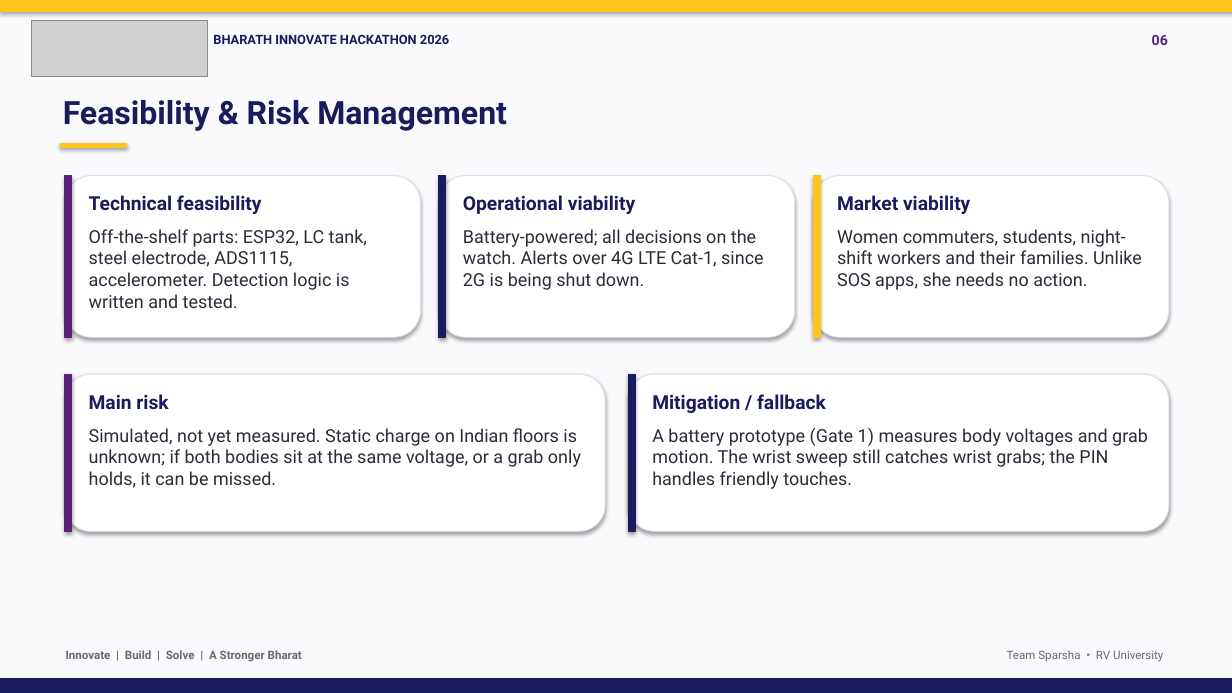
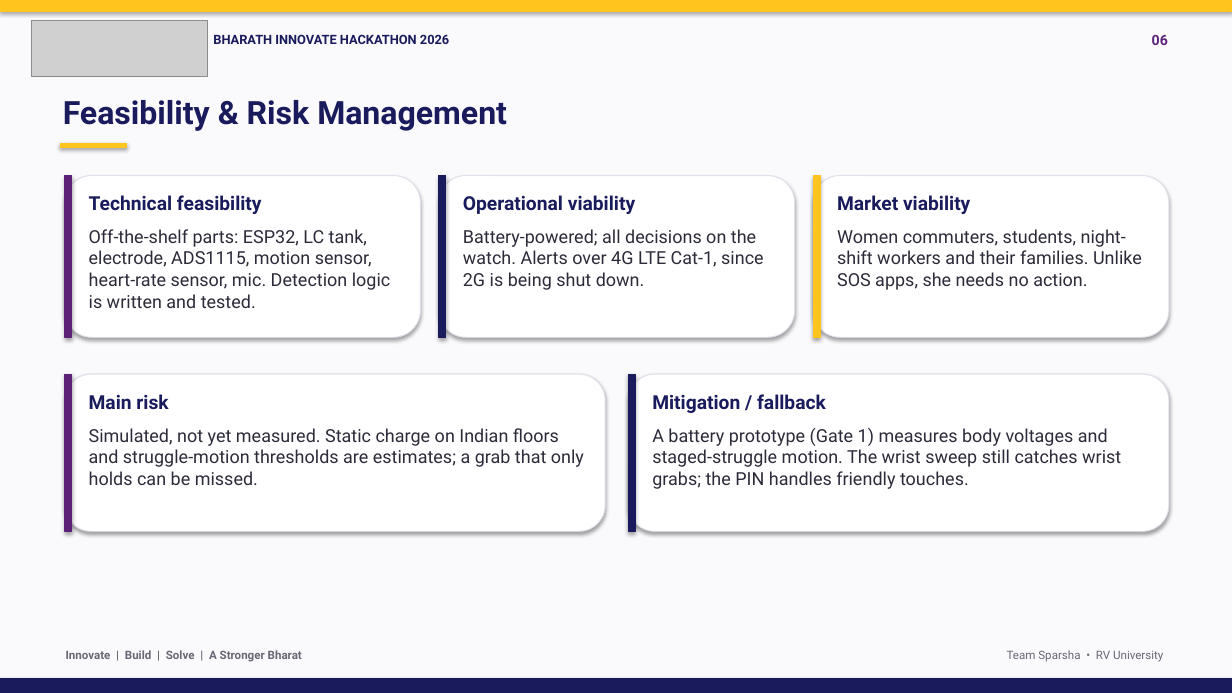
Before and after one commit to Bhajanth13/SparshaGuard, a slide deck: slide 6 of docs/SparshaGuard_BIH2026.pptx. Drawn at 1232x693 pixels with LibreOffice and Linux fonts; fonts in the diff are those of the drawing; grey boxes stand for pictures. Boxes give left, top, right and bottom in pixels: in the first picture for what was removed or moved away, otherwise in the second. Text is boxed around its words. In the diff, an @@ line names an element or a change of style, - is before the commit and + after.

Commit message:
Signs of assault: final check numbers, struggle right after running, deck and front page
Struggle check now pauses only while the 4 s window still holds running, so a struggle right
after she runs is caught (92 %) without false prompts at the end of a run (0 of 150).
Headless check: 99 % of struggles caught with no touch, 99 % of touches while running, running
alone prompted 1.7 % of runs, 0 unwanted prompts in 9 h (sweep only 28), body coverage 70 %.
Deck: mic at the PIN prompt, voice + GPS in the alert, motion and heart-rate sensors, results.

```diff
--- a/docs/SparshaGuard_BIH2026.pptx
+++ b/docs/SparshaGuard_BIH2026.pptx
@@ text at (x1=89, y1=229, x2=391, y2=308): text changed @@
-Off-the-shelf parts: ESP32, LC tank, steel electrode, ADS1115, accelerometer. Detection logic is written and tested.
+Off-the-shelf parts: ESP32, LC tank, electrode, ADS1115, motion sensor, heart-rate sensor, mic. Detection logic is written and tested.
@@ text at (x1=89, y1=428, x2=584, y2=485): text changed @@
-Simulated, not yet measured. Static charge on Indian floors is unknown; if both bodies sit at the same voltage, or a grab only holds, it can be missed.
+Simulated, not yet measured. Static charge on Indian floors and struggle-motion thresholds are estimates; a grab that only holds can be missed.
@@ text at (x1=652, y1=428, x2=1121, y2=489): text changed @@
-A battery prototype (Gate 1) measures body voltages and grab motion. The wrist sweep still catches wrist grabs; the PIN handles friendly touches.
+A battery prototype (Gate 1) measures body voltages and staged-struggle motion. The wrist sweep still catches wrist grabs; the PIN handles friendly touches.
```
Also in this commit, not shown: 3 other slides changed, 8 other files.
